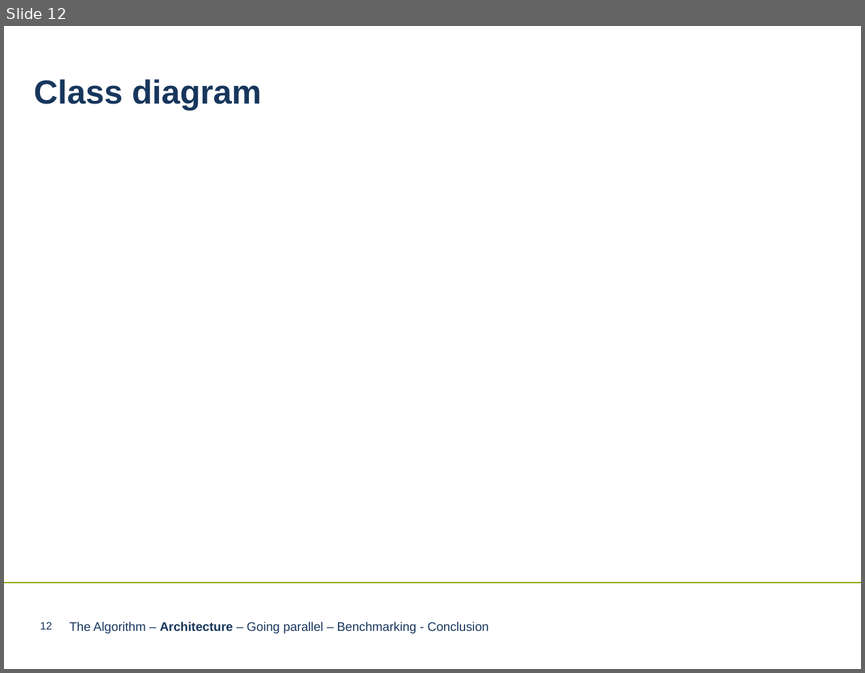
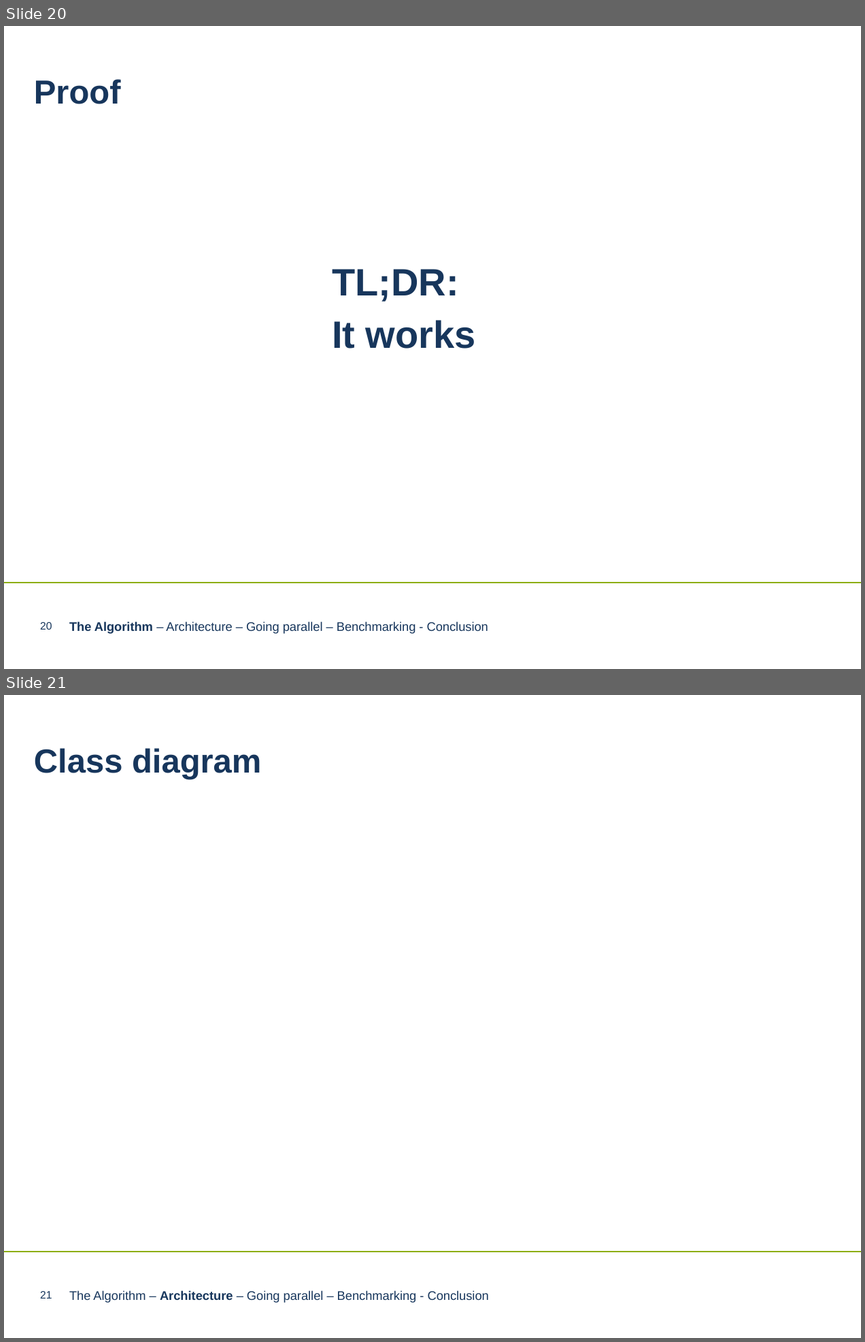
Before and after one commit to LnFlg/Perceptron, a slide deck: Perceptron Algorithm neueres PPT-Format.pptx. Shown one above the other, each under a label of ours: slide 12 before the commit, slides 20 and 21 after it. The pictures are 865x673 and 865x1342 pixels, drawn with LibreOffice and Linux fonts; fonts in the diff are those of the drawing; background and template pictures are left out. Boxes give left, top, right and bottom in pixels: in the first picture for what was removed or moved away, otherwise in the second. Text is boxed around its words. In the diff, an @@ line names an element or a change of style, - is before the commit and + after.

```diff
--- a/Perceptron Algorithm neueres PPT-Format.pptx
+++ b/Perceptron Algorithm neueres PPT-Format.pptx
@@ slide 20 added at box(4, 26, 861, 669), background #FFFFFF; not listed: 1 template element that a slide beside it also shows @@
@@ text added at box(34, 79, 121, 104), 28 pt, text #17365C, bold @@
+Proof
@@ text added at box(332, 269, 476, 348), 32 pt, text #17365C, bold @@
+TL;DR:
+It works
@@ page number added at box(40, 622, 52, 629), 9 pt, text #17365C @@
+20
@@ text added at box(69, 621, 488, 633), 10.5 pt, text #17365C @@
+The Algorithm – Architecture – Going parallel – Benchmarking - Conclusion
@@ what was slide 12 is now slide 21 @@
@@ page number at box(40, 1291, 52, 1298): text changed @@
-12
+21
```
Also in this commit, not shown: 6 slides changed, 8 other slides added.
